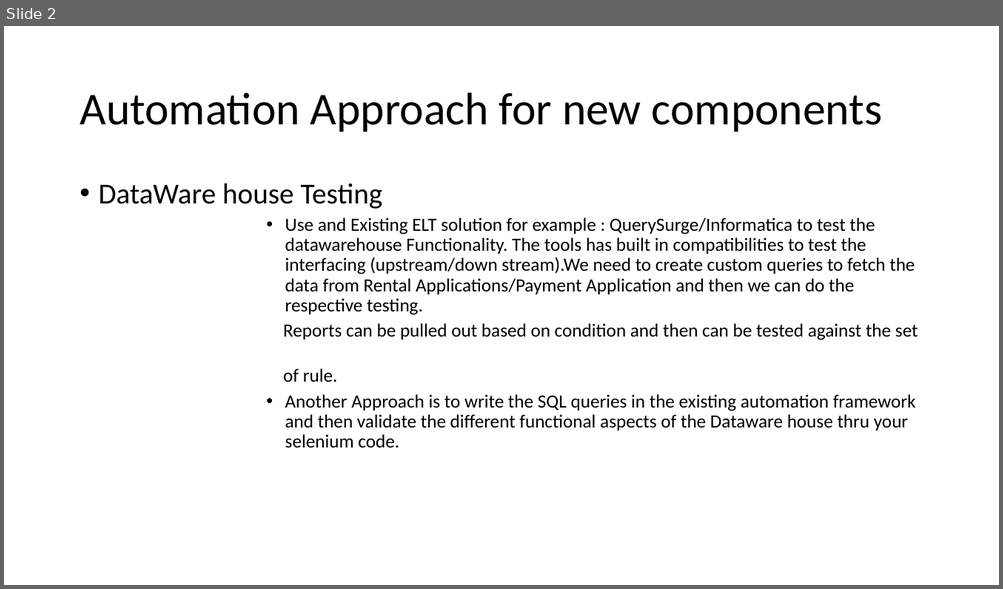
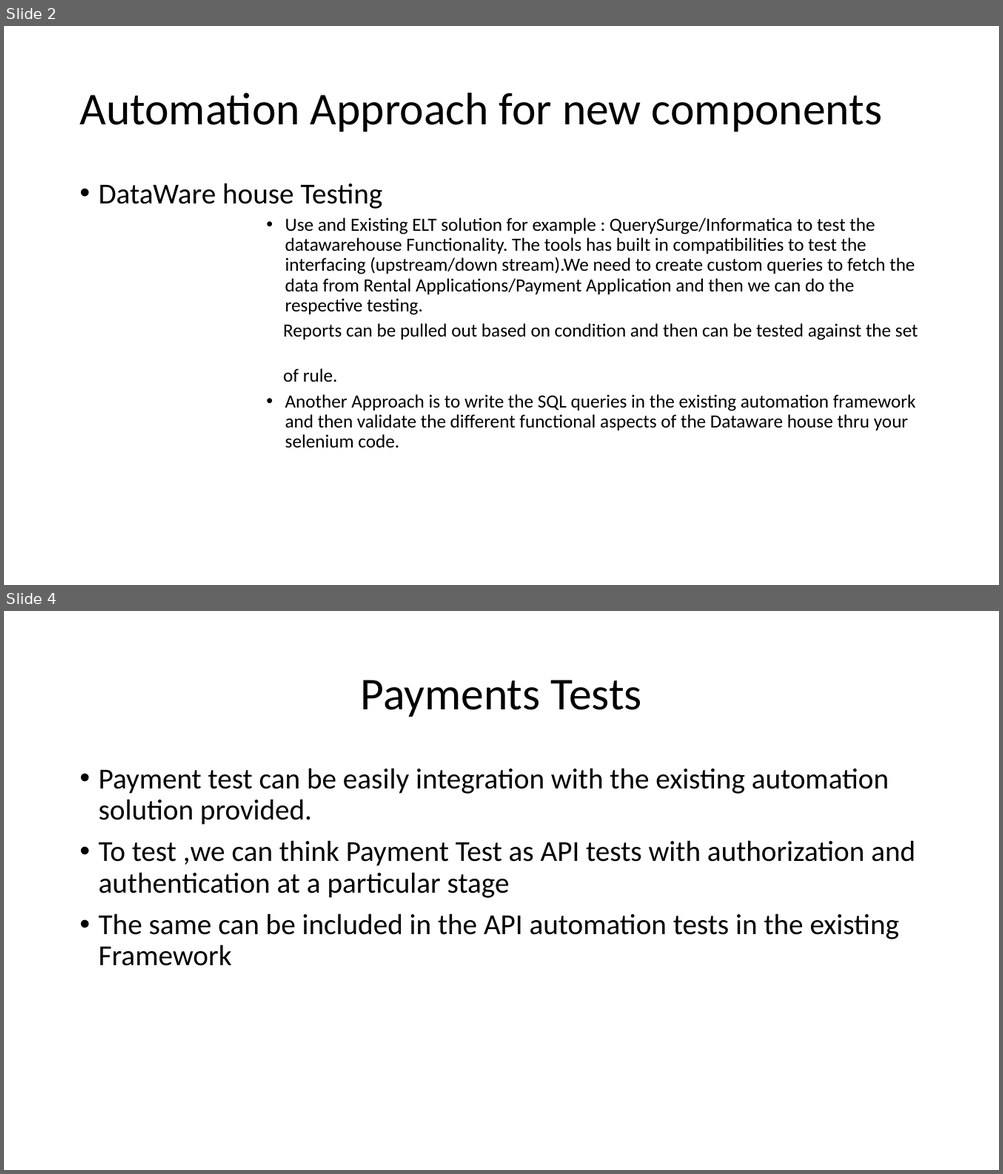
Before and after one commit to TestAutomationPractice/Lava, a slide deck: Automation strategy-v2.pptx. Shown one above the other, each under a label of ours: slide 2 before the commit, slides 2 and 4 after it; the slides between them are not shown. The pictures are 1003x589 and 1003x1174 pixels, drawn with LibreOffice and Linux fonts; fonts in the diff are those of the drawing. Boxes give left, top, right and bottom in pixels: in the first picture for what was removed or moved away, otherwise in the second. Text is boxed around its words. In the diff, an @@ line names an element or a change of style, - is before the commit and + after.

```diff
--- a/Automation strategy-v2.pptx
+++ b/Automation strategy-v2.pptx
@@ slide 4 added at [4, 611, 999, 1170], background #FFFFFF @@
@@ title added at [361, 680, 642, 717], 44 pt, text #000000 @@
+Payments Tests
@@ text added at [99, 768, 915, 966], 28 pt, text #000000 @@
+• Payment test can be easily integration with the existing automation solution provided.
+• To test ,we can think Payment Test as API tests with authorization and authentication at a particular stage
+• The same can be included in the API automation tests in the existing Framework
```
Also in this commit, not shown: 1 slide changed, 2 other slides added.
